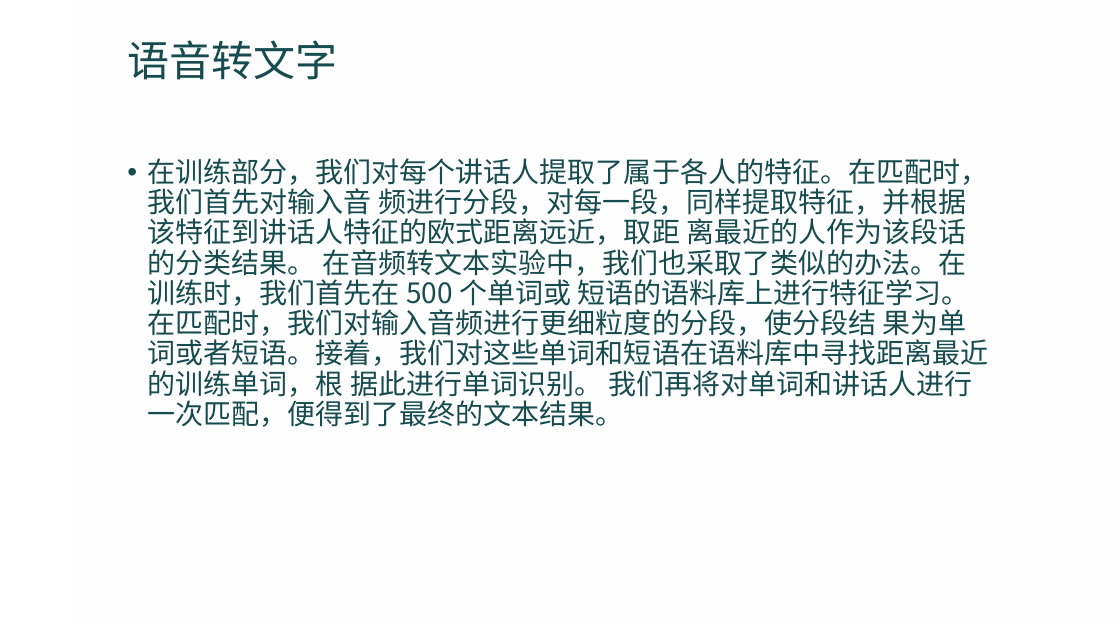
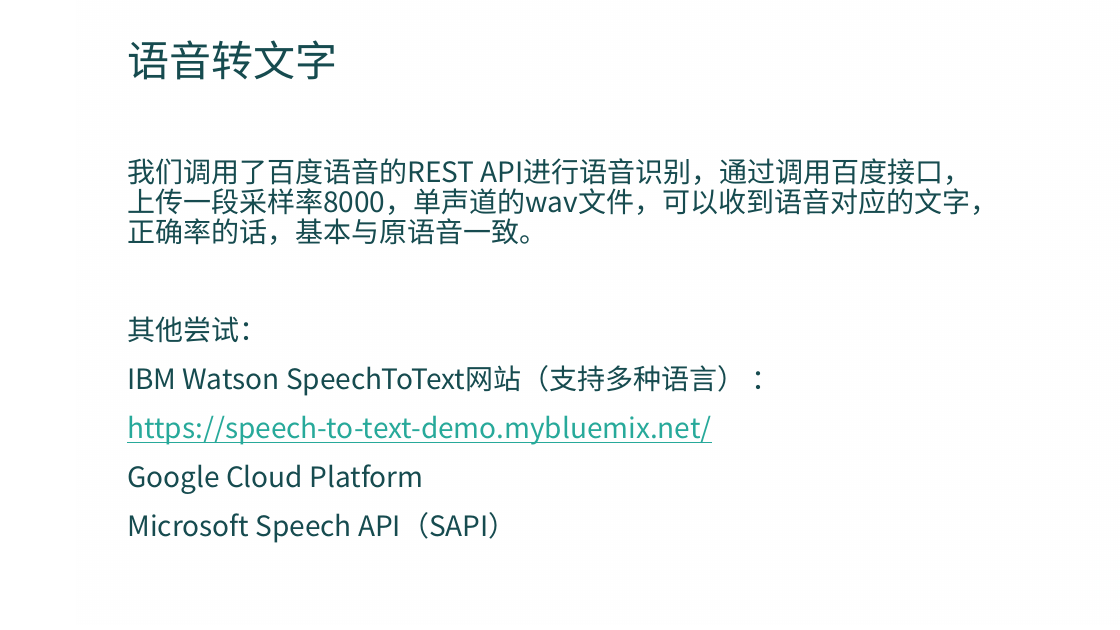
Before and after one commit to mxer/AudioSegmentation-1, a slide deck: slide 5 of 音频小组作业展示.pptx. Drawn at 1120x630 pixels with LibreOffice and Linux fonts; fonts in the diff are those of the drawing; background and template pictures are left out. Boxes give left, top, right and bottom in pixels: in the first picture for what was removed or moved away, otherwise in the second. Text is boxed around its words. In the diff, an @@ line names an element or a change of style, - is before the commit and + after.

```diff
--- a/音频小组作业展示.pptx
+++ b/音频小组作业展示.pptx
@@ text at (127, 158, 998, 543): text changed @@
-• 在训练部分，我们对每个讲话人提取了属于各人的特征。在匹配时，我们首先对输入音 频进行分段，对每一段，同样提取特征，并根据该特征到讲话人特征的欧式距离远近，取距 离最近的人作为该段话的分类结果。 在音频转文本实验中，我们也采取了类似的办法。在训练时，我们首先在 500 个单词或 短语的语料库上进行特征学习。在匹配时，我们对输入音频进行更细粒度的分段，使分段结 果为单词或者短语。接着，我们对这些单词和短语在语料库中寻找距离最近的训练单词，根 据此进行单词识别。 我们再将对单词和讲话人进行一次匹配，便得到了最终的文本结果。
+我们调用了百度语音的REST API进行语音识别，通过调用百度接口，上传一段采样率8000，单声道的wav文件，可以收到语音对应的文字，正确率的话，基本与原语音一致。
+其他尝试：
+IBM Watson SpeechToText网站（支持多种语言） ：
+https://speech-to-text-demo.mybluemix.net/
+Google Cloud Platform
+Microsoft Speech API（SAPI）
```
Also in this commit, not shown: 3 other slides changed, 1 slide added.
